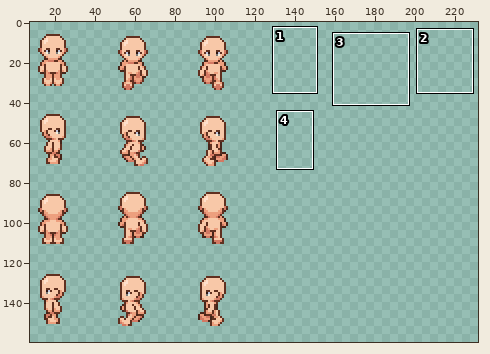
File history of a sprite sheet, images/player.png. Above, an overview of the earlier version with the close-up marked.
Close-up. Before the commit:
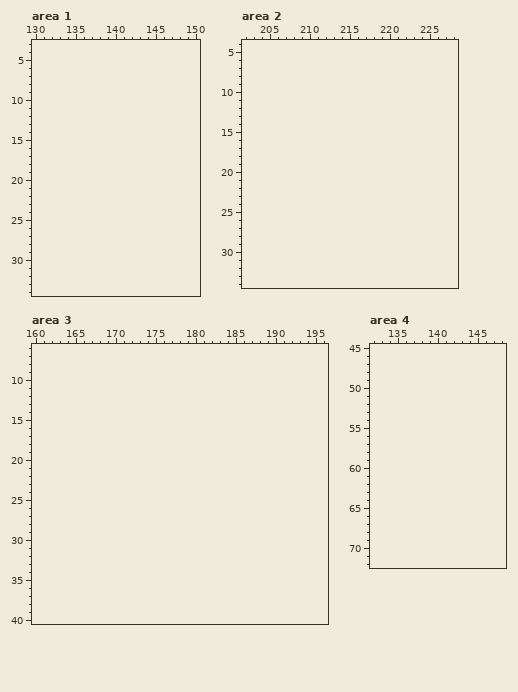
The file is 120x160 pixels. Shown: area 1: x 130..150, y 3..34; area 2: x 202..228, y 4..34; area 3: x 160..196, y 6..40; area 4: x 132..148, y 45..72. The old version is drawn lined up with the new one, on the new canvas. The wide view leaves out empty margins. The commit also changed other parts of the picture, which this record leaves out.
The result:
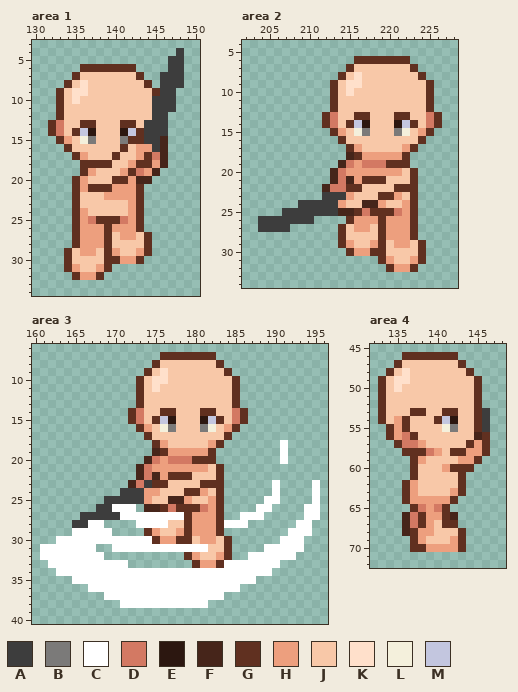
Palette (. is transparent): A #3d3d3d  B #7b7a79  C #ffffff  D #d37963  E #2c1710  F #46251a  G #603020  H #ed9f7e  J #f8c8a8  K #ffe0cb  L #f4f0dc  M #c3c6df
The edit:
canvas 120x160 -> 240x160
Changed rows in their new state; - is an unchanged pixel.
Area 1:
first column x 132:
 4 ----------------A
 5 ---------------AA
 6 ----GGGGGGG----AA
 7 ---GJJJJJJJG--AAA
 8 --GJKJJJJJJJG-AAA
 9 -GJKKJJJJJJJJGAA-
10 -GJKJJJJJJJJJAAA-
11 -GJJJJJJJJJJJAAA-
12 -GJJJJJJJJJJJAA--
13 GDJJGGJJJGGJAAA--
14 GDJGMEJJJEMGAAA--
15 -GHJLBJJJBGGAAF--
16 --GJJJJJJGJHHAF--
17 ---GHJJJGJJHGDF--
18 ----GGGGJJHGGHF--
19 ----GHJJJHGDHF---
20 ---GHJJJGGHFF----
21 ---GHGGGHHHG-----
22 ---GJJJHHHHG-----
23 ---GJJJJJJHG-----
24 ---GHJJJJJHG-----
25 ---GHDGGGDHG-----
26 ---GHHHGHHHG-----
27 ---GHHHGJHHJG----
28 ---GHHHGJJJJG----
29 --GJHHJGHJJHG----
30 --GJJJJGGHHG-----
31 --GHJJHG---------
32 ---GHHG----------
Area 2:
first column x 204:
 6 ------------GGGGGGG----
 7 -----------GJJJJJJJG---
 8 ----------GJKJJJJJJJG--
 9 ---------GJKKJJJJJJJJG-
10 ---------GJKJJJJJJJJJG-
11 ---------GJJJJJJJJJJJG-
12 ---------GJJJJJJJJJJJG-
13 --------GDJJGGJJJGGJJDG
14 --------GDJGMEJJJEMGJDG
15 ---------GHJLBJJJBLJHG-
16 ----------GJJJJJJJJJG--
17 -----------GHJJJJJHG---
18 -----------FGHHHHHG----
19 ----------FDHDDDGGG----
20 ---------FDHHHHHHHJG---
21 ---------FDFHGGGJJJG---
22 --------FDDGGJJJJGGG---
23 --------AAAHJJJGGHJG---
24 -----AAAAAHJJFFHJJHG---
25 ---AAAAAAAFFGDGGGDHG---
26 AAAAAAA----GHHHGHHHG---
27 AAAA------GJHHJGHHHG---
28 ----------GJJJJGHHHG---
29 ----------GHJJHGJHHJG--
30 -----------GHHGGJJJJG--
31 ---------------GHJJHG--
32 ----------------GHHG---
Area 3:
first column x 161:
 7 ---------------GGGGGGG-------------
 8 --------------GJJJJJJJG------------
 9 -------------GJKJJJJJJJG-----------
10 ------------GJKKJJJJJJJJG----------
11 ------------GJKJJJJJJJJJG----------
12 ------------GJJJJJJJJJJJG----------
13 ------------GJJJJJJJJJJJG----------
14 -----------GDJJGGJJJGGJJDG---------
15 -----------GDJGMEJJJEMGJDG---------
16 ------------GHJLBJJJBLJHG----------
17 -------------GJJJJJJJJJG-----------
18 --------------GHJJJJJHG-------C----
19 --------------FGHHHHHG--------C----
20 -------------FDHDDDGGG--------C----
21 ------------FDHHHHHHHJG------------
22 ------------FDFHGGGJJJG------------
23 -----------FDAGGJJJJGGG------C----C
24 ----------AAAHHJJJGGHJG------C----C
25 --------AAAAAHJJFFHJJHG-----CC----C
26 -------AACCC-FFGDGGGDHG----CC----CC
27 -----AAAAACCCCCCCCGHHHG--CCC-----CC
28 ----AACC----CCCCJJGHHHGCCC------CC-
29 ----CCCCC----GHJJHGHHHG--------CCC-
30 --CCCCCCCCCCCCGHHGGJHHJG------CCC--
31 CCCCCCC--CCCCCCCCCCCCJJG----CCCCC--
32 CCCCCCCC----------GHJJHG--CCCCCC---
33 -CCCCCCCCCC--------GHHGCCCCCCC-----
34 --CCCCCCCCCCCCCCCCCCCCCCCCCCC------
35 ----CCCCCCCCCCCCCCCCCCCCCCC--------
36 ------CCCCCCCCCCCCCCCCCCC----------
37 --------CCCCCCCCCCCCCCC------------
38 ----------CCCCCCCCCCC--------------
Area 4:
first column x 133:
46 ---GGGGGGG----
47 --GJJJJJJJG---
48 -GJKJJJJJJJG--
49 GJKKJJJJJJJJG-
50 GJKJJJJJJJJJG-
51 GJJJJJJJJJJJG-
52 GJJJJJJJJJJJG-
53 GJJJGGJJGGJJGA
54 GJHGJJJGMEJJGA
55 -GHGJJJJLBJJGA
56 -GHDGJJJJJJJFG
57 --GDDHJJJJJGHG
58 ---GGGDHJGGHHG
59 ----GHJJJJHHG-
60 ----GJJJHGGG--
61 ----GJJJJJG---
62 ---GHJJJJJG---
63 ---GHJJJJHG---
64 ---GHHHHHG----
65 ----GDHDG-----
66 ---FDGHHGF----
67 ---FDGHJGG----
68 ---FGHHJJJG---
69 ----GHJJJHG---
70 ----GGHHHHG---
Changed places in both close-ups, as pixel boxes (x1, y1, x2, y2):
added: (48, 48, 184, 280)
added: (258, 56, 442, 272)
added: (40, 352, 320, 608)
added: (378, 352, 490, 552)
